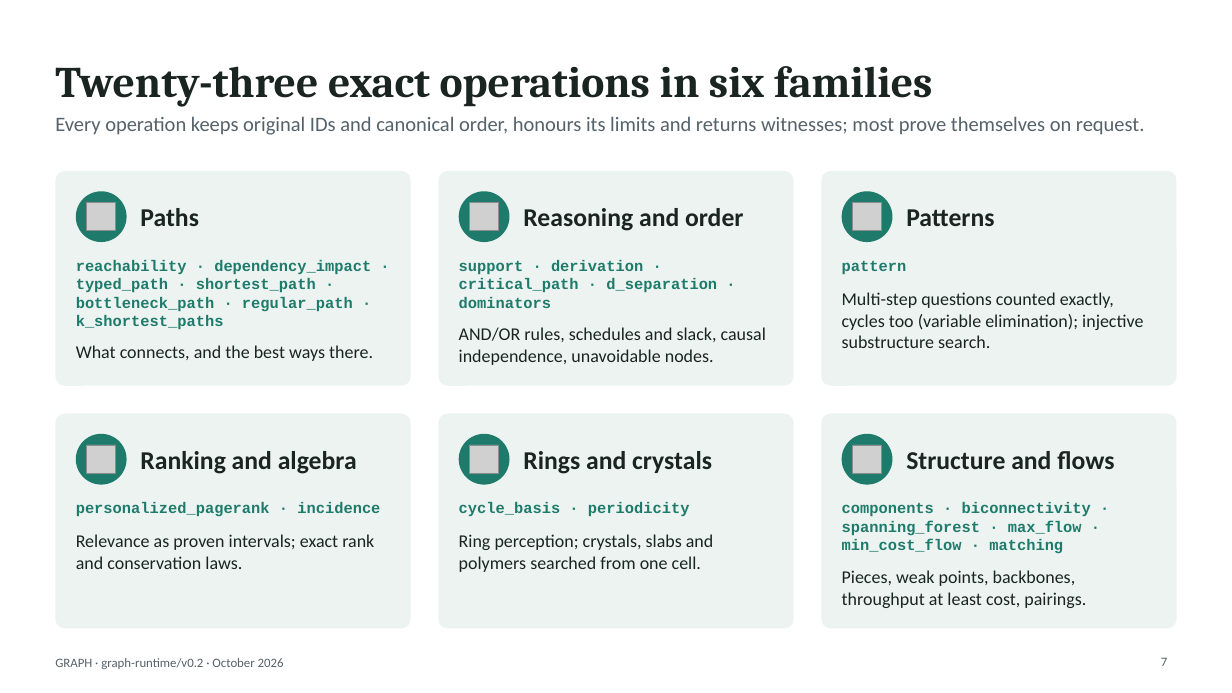
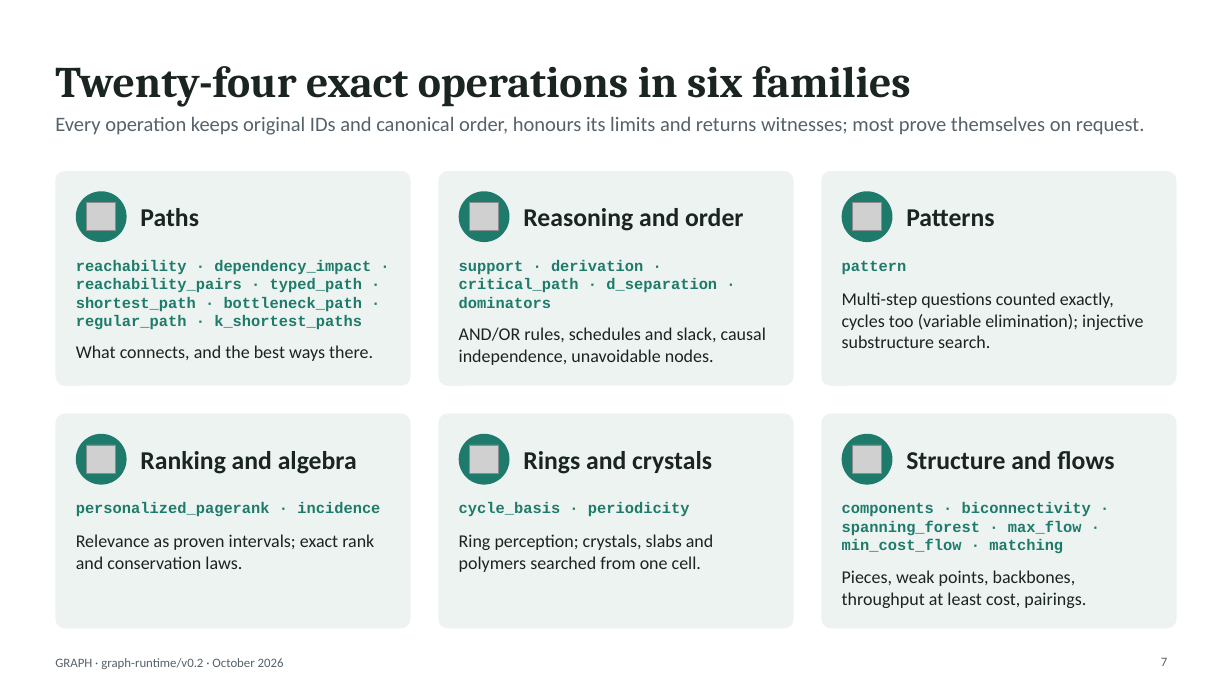
Before and after one commit to hlxin/graph, a slide deck: slide 7 of docs/GRAPH_slides.pptx. Drawn at 1232x693 pixels with LibreOffice and Linux fonts; fonts in the diff are those of the drawing; grey boxes stand for pictures. Boxes give left, top, right and bottom in pixels: in the first picture for what was removed or moved away, otherwise in the second. Text is boxed around its words. In the diff, an @@ line names an element or a change of style, - is before the commit and + after.

```diff
--- a/docs/GRAPH_slides.pptx
+++ b/docs/GRAPH_slides.pptx
@@ title at <box>55,66,910,107</box>: text changed @@
-Twenty-three exact operations in six families
+Twenty-four exact operations in six families
@@ text at <box>76,260,371,330</box>: text changed @@
-reachability · dependency_impact · typed_path · shortest_path · bottleneck_path · regular_path · k_shortest_paths
+reachability · dependency_impact · reachability_pairs · typed_path · shortest_path · bottleneck_path · regular_path · k_shortest_paths
```
Also in this commit, not shown: 7 other slides changed, 1 slide added, 3 other files.
